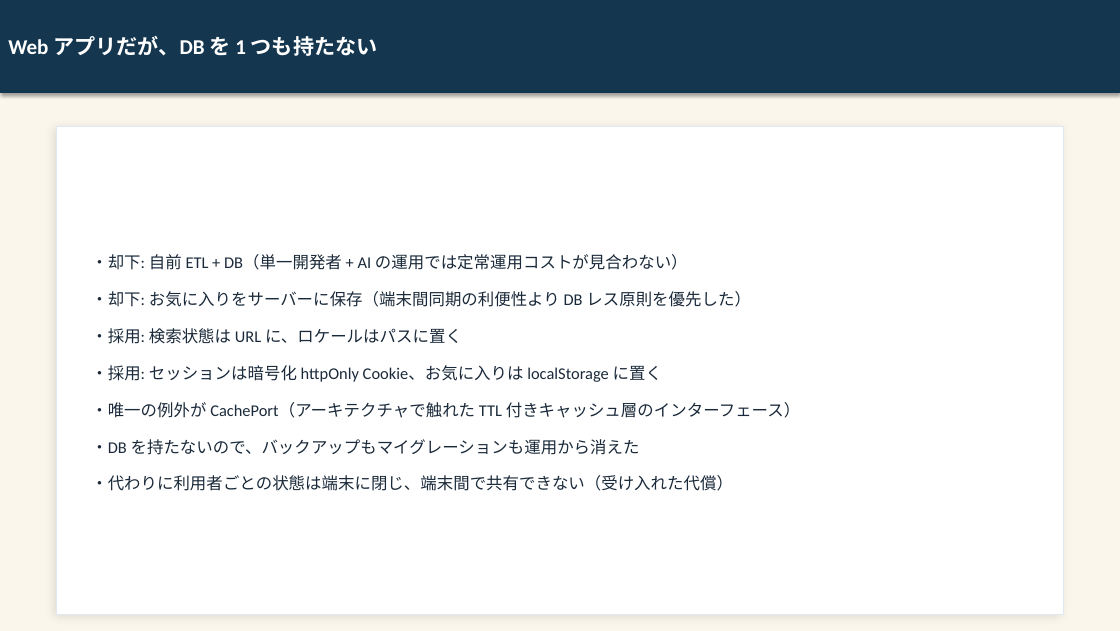
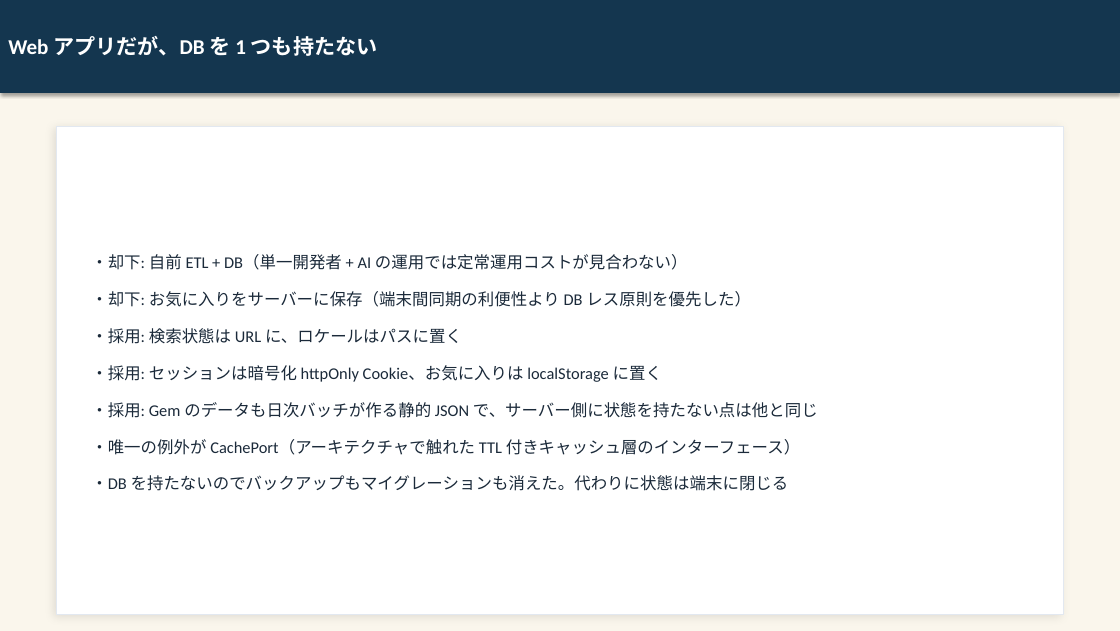
Before and after one commit to kai-kou/gem-hunter, a slide deck: slide 20 of content/slides/project-explanation-20260822/output/gem-hunter_text.pptx (slide 18 before the commit). Drawn at 1120x631 pixels with LibreOffice and Linux fonts; fonts in the diff are those of the drawing. Boxes give left, top, right and bottom in pixels: in the first picture for what was removed or moved away, otherwise in the second. Text is boxed around its words. In the diff, an @@ line names an element or a change of style, - is before the commit and + after.

Commit message:
docs: プロジェクト解説スライドを最新の実装・仕様へ追随させる（19 → 21 枚） (#538)
SP-17〜SP-19 以降の実装に合わせて解説スライドを 21 枚へ改訂した。前半に Gem 一覧の実 UI、撤去スライドの直後に「母集団を広げたら、撤去の根拠が消えた」を追加し、GitHub Actions の線引き・検査項目数・ポート数・マージ済み PR 件数・被依存数の取得元・健全性指標の実態を現状値へ直した。実 UI キャプチャ 3 枚と生成画像 10 枚を作り直し、補足ドキュメント（slide-guide.md / README.md / references/）も同じ差分で更新している。

Closes #517

```diff
--- a/content/slides/project-explanation-20260822/output/gem-hunter_text.pptx
+++ b/content/slides/project-explanation-20260822/output/gem-hunter_text.pptx
@@ text at <box>91,402,818,418</box>: paragraph added @@
+・採用: Gem のデータも日次バッチが作る静的 JSON で、サーバー側に状態を持たない点は他と同じ
@@ text at <box>91,475,789,491</box>: text changed @@
-・DB を持たないので、バックアップもマイグレーションも運用から消えた
-・代わりに利用者ごとの状態は端末に閉じ、端末間で共有できない（受け入れた代償）
+・DB を持たないのでバックアップもマイグレーションも消えた。代わりに状態は端末に閉じる
```
Also in this commit, not shown: 11 other slides changed, 2 slides added, 42 other files.
